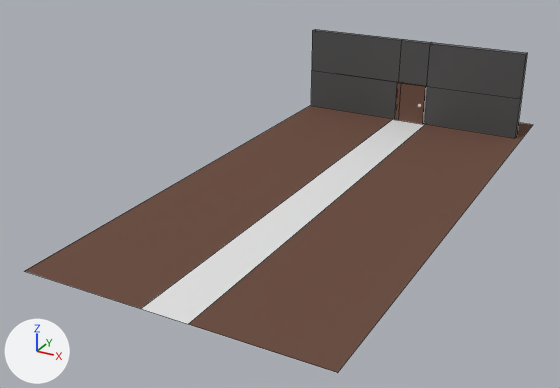
Two versions of the Blender file Template/Images/Blender/Door.blend, one commit apart.
Camera for both pictures: a 50 mm camera at (14.4, -35.9, 14.5) aimed at (-1.6, -6.8, -0.1). The axes (+X, +Y, +Z) are drawn at lower left. The lights are the same throughout. Mesh edges are drawn as thin lines on the coarser meshes.
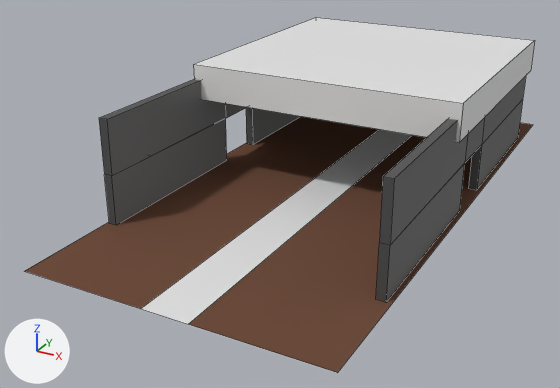
The change, as JSON lines over the scene's bpy script:
```json
{"op": "add", "block": "me_cube", "code": ["me_cube = bpy.data.meshes.new('Cube')", "me_cube.from_pydata(...)  # a box spanning x -1.0..1.0, y -1.0..1.0, z -1.0..1.0"]}
{"op": "add", "block": "ob_cube", "code": ["ob_cube = bpy.data.objects.new('Cube', me_cube)", "ob_cube.location = (0.0, 0.0, 4.59)", "ob_cube.scale = (6.46, 6.46, -0.827)"]}
{"op": "add", "block": "ob_cube_004", "code": ["ob_cube_004 = bpy.data.objects.new('Cube.004', me_cube_001.copy())  # the mesh of ob_cube_001", "ob_cube_004.location = (6.12, -4.08, 2.28)", "ob_cube_004.rotation_euler = (0.0, 0.0, 1.571)  # degrees (0, 0, 90)", "ob_cube_004.scale = (4.38, 0.199, 2.45)"]}
{"op": "add", "block": "ob_cube_003", "code": ["ob_cube_003 = bpy.data.objects.new('Cube.003', me_cube_001.copy())  # the mesh of ob_cube_001", "ob_cube_003.location = (-6.26, -3.81, 2.28)", "ob_cube_003.rotation_euler = (0.0, 0.0, 1.571)  # degrees (0, 0, 90)", "ob_cube_003.scale = (4.38, 0.199, 2.45)"]}
```

Location of each change, (x1, y1, x2, y2) in pixels of the pictures (560 x 388 px):
```json
{"object": "Cube", "change": "added", "after": [193, 18, 535, 143]}
{"object": "Cube.003", "change": "added", "after": [99, 79, 301, 225]}
{"object": "Cube.004", "change": "added", "after": [376, 76, 526, 302]}
{"object": "Cube.001", "change": "unchanged, covered by the edit", "before": [311, 29, 527, 138]}
```
